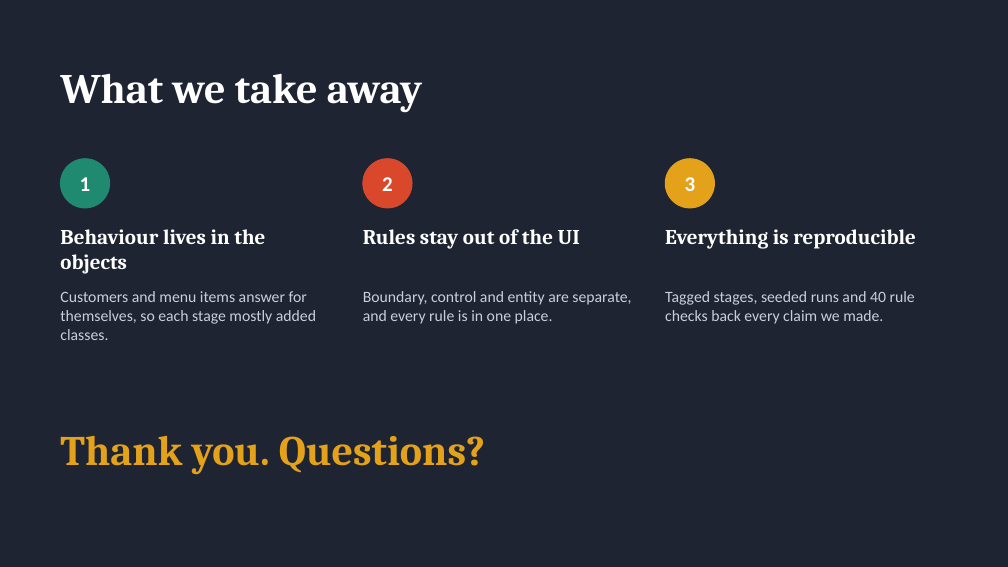
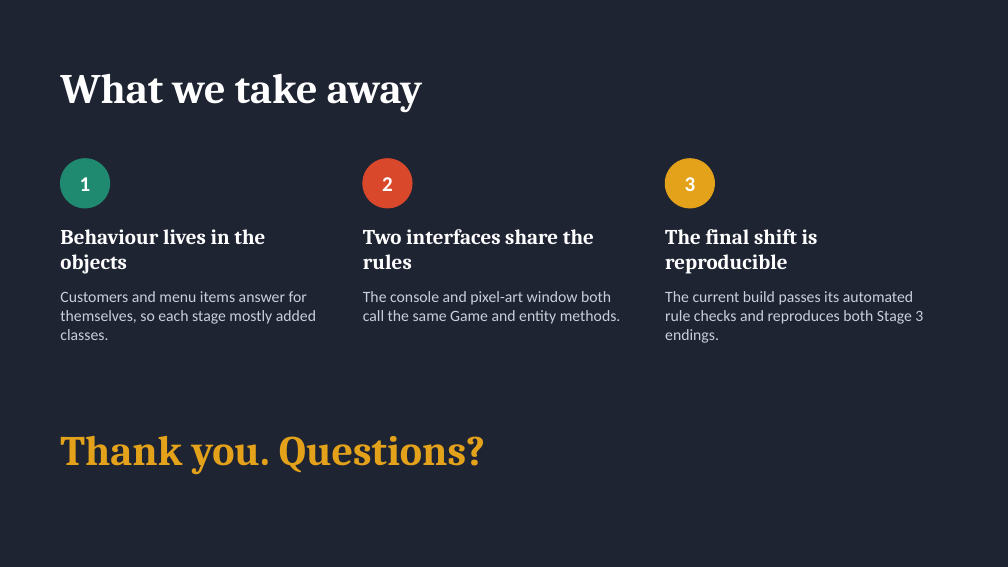
Before and after one commit to JeremyChooCK/CT2003-Restaurant-Rush, a slide deck: slide 24 of docs/presentation/RestaurantRush_Presentation.pptx. Drawn at 1008x567 pixels with LibreOffice and Linux fonts; fonts in the diff are those of the drawing. Boxes give left, top, right and bottom in pixels: in the first picture for what was removed or moved away, otherwise in the second. Text is boxed around its words. In the diff, an @@ line names an element or a change of style, - is before the commit and + after.

```diff
--- a/docs/presentation/RestaurantRush_Presentation.pptx
+++ b/docs/presentation/RestaurantRush_Presentation.pptx
@@ text at <box>363,229,594,269</box>: text changed @@
-Rules stay out of the UI
+Two interfaces share the rules
@@ text at <box>665,229,818,274</box>: text changed @@
-Everything is reproducible
+The final shift is reproducible
@@ text at <box>363,291,621,324</box>: text changed @@
-Boundary, control and entity are separate, and every rule is in one place.
+The console and pixel-art window both call the same Game and entity methods.
@@ text at <box>665,291,923,343</box>: text changed @@
-Tagged stages, seeded runs and 40 rule checks back every claim we made.
+The current build passes its automated rule checks and reproduces both Stage 3 endings.
```
Also in this commit, not shown: 17 other slides changed, 1 slide added, 1 slide removed, 1 other file.
